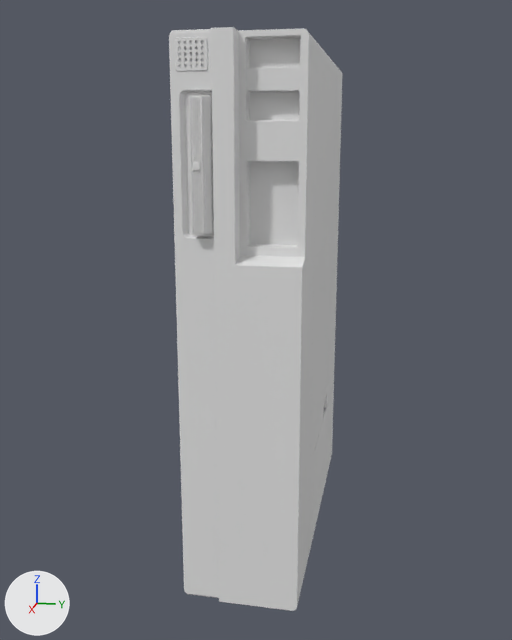
An edit to the Blender file Walkman part 1.blend, drawn before and after from the same camera.
Before and after are seen from a 50 mm lens placed at (2.94, 0.52, 1.66), pointed at (0.04, -0.06, 0.94). The lights are fixed; the arrows at lower left show +X, +Y and +Z.
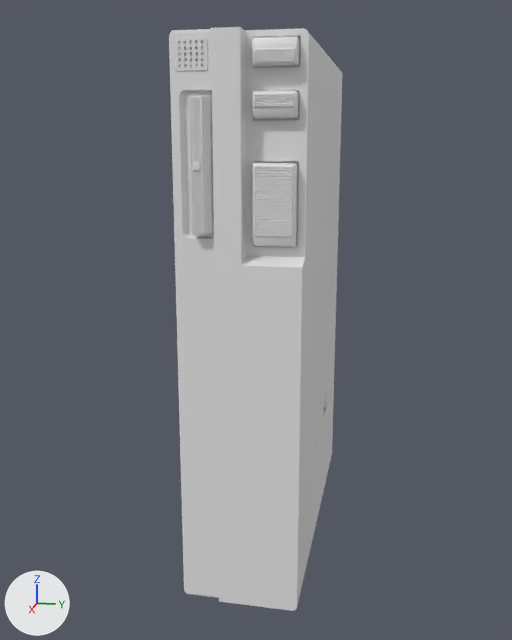
Commit message: Walkman part 12

Patch to the scene script:
```diff
--- a/Walkman part 1.blend.py
+++ b/Walkman part 1.blend.py
@@ me_cube_001 @@
 me_cube_001.from_pydata(...)  # 290 vertices, 206 faces; spans x 0.36..0.69, y -0.25..0.25, z -1.0..1.0
 # used by ob_cube_001; location = (0.0, 0.0, 1.014); scale = (1.0, 0.869, 1.0)
+# me_cube_001 part 1: all 106 vertices in x 0.57..0.69, y -0.01..0.03, z 0.27..1.0 are moved by (0.0, 0.02, 0.0)
 me_cube_001.materials.append(mat_material)
@@ me_cube_054 @@
+me_cube_054.from_pydata(...)  # 192 vertices, 144 faces; spans x -0.083..0.083, y -0.004..0.335, z -0.002..0.001
@@ me_cube_030 @@
+me_cube_030.from_pydata(...)  # 110 vertices, 105 faces; spans x -0.064..0.085, y -0.227..0.04, z -0.046..0.007
+me_cube_030.polygons.foreach_set('use_smooth', [True] * 105)
@@ me_cube_029 @@
+me_cube_029.from_pydata(...)  # 166 vertices, 133 faces; spans x -0.0639..0.0855, y -0.0421..0.04, z -0.0456..0.0072
+me_cube_029.polygons.foreach_set('use_smooth', [True] * 133)
@@ ob_cube_022 @@
+ob_cube_022 = bpy.data.objects.new('Cube.022', me_cube_030)
+ob_cube_022.location = (0.651, 0.106, 1.382)
+ob_cube_022.rotation_euler = (4.712, 0.0, 1.571)  # degrees (270, 0, 90)
+ob_cube_022.scale = (0.953, 1.0, -1.0)
+_m = ob_cube_022.modifiers.new('Bevel', 'BEVEL')
+_m.width = 0.0002
+_m.width_pct = 0.0002
+_m.segments = 2
+_m.angle_limit = 0.611
+_m.harden_normals = True
+_m = ob_cube_022.modifiers.new('BTool_Cube.046', 'BOOLEAN')
+_m.object = ob_cube_046
@@ ob_cube_046 @@
+ob_cube_046 = bpy.data.objects.new('Cube.046', me_cube_054)
+ob_cube_046.location = (0.658, 0.105, 1.385)
+ob_cube_046.rotation_euler = (1.571, 0.0, 1.571)  # degrees (90, 0, 90)
+ob_cube_046.scale = (1.0, 0.632, 1.0)
+ob_cube_046.visible_camera = False
+ob_cube_046.visible_diffuse = False
+ob_cube_046.visible_glossy = False
+ob_cube_046.visible_transmission = False
+ob_cube_046.hide_render = True
@@ ob_cube_021 @@
+ob_cube_021 = bpy.data.objects.new('Cube.021', me_cube_029)
+ob_cube_021.location = (0.651, 0.106, 1.788)
+ob_cube_021.rotation_euler = (4.712, 0.0, 1.571)  # degrees (270, 0, 90)
+ob_cube_021.scale = (0.953, 1.0, -1.0)
+_m = ob_cube_021.modifiers.new('Bevel', 'BEVEL')
+_m.width = 0.0002
+_m.width_pct = 0.0002
+_m.segments = 2
+_m.angle_limit = 0.611
+_m.harden_normals = True
@@ ob_cube_020 @@
+ob_cube_020 = bpy.data.objects.new('Cube.020', me_cube_029.copy())
+ob_cube_020.location = (0.651, 0.106, 1.948)
+ob_cube_020.rotation_euler = (1.571, 0.0, 1.571)  # degrees (90, 0, 90)
+ob_cube_020.scale = (0.953, 1.0, 1.0)
+_m = ob_cube_020.modifiers.new('Bevel', 'BEVEL')
+_m.width = 0.0002
+_m.width_pct = 0.0002
+_m.segments = 2
+_m.angle_limit = 0.611
+_m.harden_normals = True
```

Location of each change, [x1, y1, x2, y2] in pixels of the pictures (512 x 640 px; the box of a moved part takes in the faces that stretch with it):
'Cube.022', added: after [252, 163, 298, 247]
'Cube.020', added: after [252, 37, 300, 67]
'Cube.021', added: after [252, 91, 299, 119]
part 1 of me_cube_001, moved or reshaped: [231, 27, 309, 268] in both
